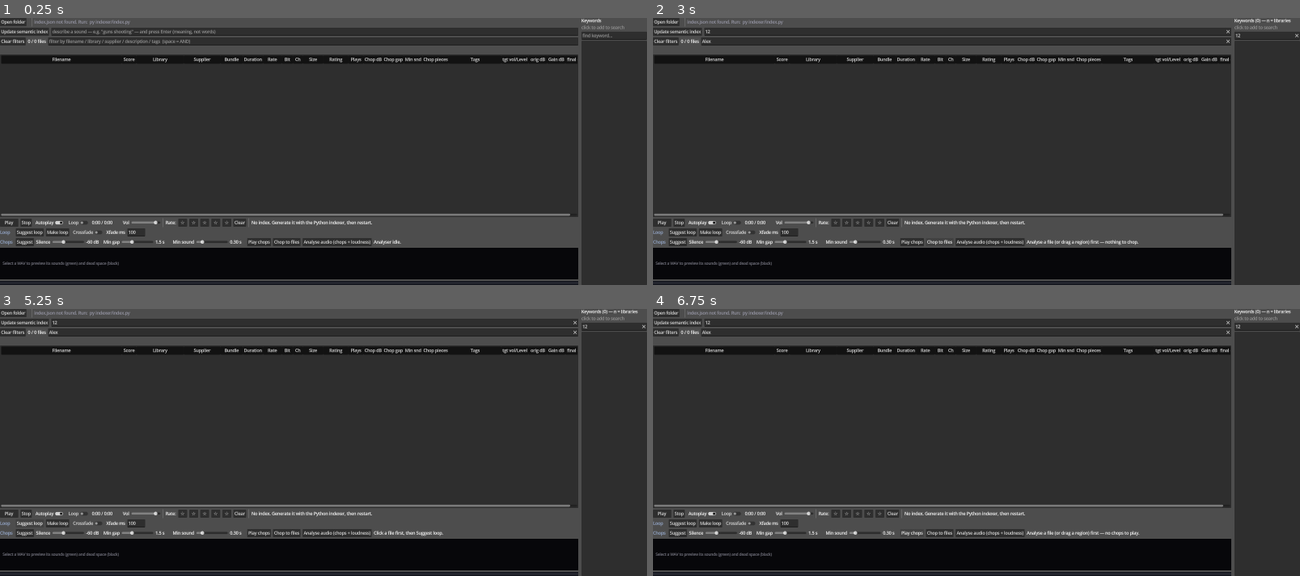
Above: before the commit, frames 1-4 (two rows, left to right).
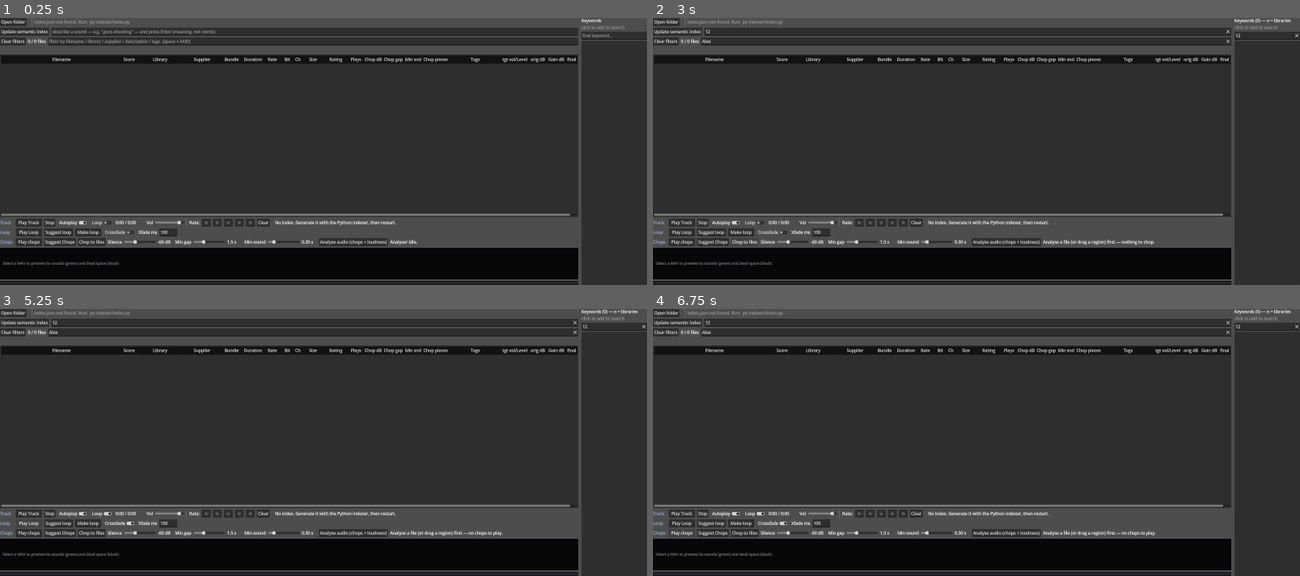
Above: after the commit, the same moments.

Repository: benedictcarter/sound_lib
Game: Godot game, scene res://main.tscn
Two runs of this game, one before a commit and one after it. Both use one fixed random seed, a clock stepped at 60 frames per second and the inputs below.
Inputs (mouse positions are in pixels of both pictures, inside the frame that each line leads up to):
- Up to frame 1 (0.25 s): no input
- Up to frame 2 (3 s): click (970, 31) at 0.52 s; type "12" at 0.6 s; click (963, 42) at 0.75 s; type "Alex" at 0.83 s; click (1267, 36) at 0.98 s; type "12" at 1.07 s; click "Stop" at 1.25 s; click "Suggest" (after the commit: "Suggest Chops") at 2 s; click "Chop to files" at 2.75 s
- Up to frame 3 (5.25 s): click "Play" (after the commit: "Play Track") at 3.5 s; click "Play" (after the commit: "Play Track") at 4.25 s; click (25, 522) at 5 s, where only the run after the commit has a clickable "Play Loop"
- Up to frame 4 (6.75 s): click (678, 522) at 5.75 s, where only the run after the commit has a clickable "Play Loop"; click "Play chops" at 6.5 s

The runs differ from the first frame. In frame 1, 2.0% of the frame differs, in the area x 0-65%, y 75-86%; in frame 2, 2.0%; in frame 3, 2.1%, in the area x 0-78%, y 75-86%; in frame 4, 2.1%.

Commit message:
Consistent row headers/actions: Track title, Play Track/Loop/Chops, aligned widths
- Transport row gets a blue 'Track' group title; 'Play' -> 'Play Track' (toggle
  label updated everywhere).
- Loop row gets a 'Play Loop' button (turns Crossfade + Loop on, auditions).
- Chops row reordered: Play chops, then 'Suggest' -> 'Suggest Chops', then Chop to
  files, then the sliders.
- Fixed widths so columns line up under each other: title 52, Play 100 (all rows);
  Suggest 110 + second action 100 (Loop & Chops rows).

Co-Authored-By: Claude Opus 4.8 <noreply@anthropic.com>

Diff:
--- a/app/main.gd
+++ b/app/main.gd
@@ -1209,10 +1209,11 @@
 	var bar := HBoxContainer.new()
 	bar.add_theme_constant_override("separation", 8)
 	root.add_child(bar)
+	bar.add_child(_group_label("Track"))
 
 	_play_btn = Button.new()
-	_play_btn.text = "Play"
-	_play_btn.custom_minimum_size = Vector2(70, 0)
+	_play_btn.text = "Play Track"
+	_play_btn.custom_minimum_size = Vector2(100, 0)
 	_play_btn.pressed.connect(_on_play_pressed)
 	bar.add_child(_play_btn)
 
@@ -1284,8 +1285,17 @@
 	root.add_child(loopbar)
 	loopbar.add_child(_group_label("Loop"))
 
+	var playloop := Button.new()
+	playloop.text = "Play Loop"
+	playloop.custom_minimum_size = Vector2(100, 0)
+	playloop.tooltip_text = "Audition the selected region as a seamless crossfaded " \
+		+ "loop (turns Crossfade + Loop on). Suggest loop or drag a region first."
+	playloop.pressed.connect(_on_play_loop)
+	loopbar.add_child(playloop)
+
 	_suggest_loop_btn = Button.new()
 	_suggest_loop_btn.text = "Suggest loop"
+	_suggest_loop_btn.custom_minimum_size = Vector2(110, 0)
 	_suggest_loop_btn.tooltip_text = "Analyse the file and pick a good seamless-loop " \
 		+ "region: a whole number of cycles for rhythmic sounds (gunfire, engines), or " \
 		+ "the steady sustain for textures (flame, rain). Sets the region + crossfade " \
@@ -1295,6 +1305,7 @@
 
 	_loop_btn = Button.new()
 	_loop_btn.text = "Make loop"
+	_loop_btn.custom_minimum_size = Vector2(100, 0)
 	_loop_btn.tooltip_text = "Bake a SEAMLESS loop of the selected region (green) as " \
 		+ "name_loop.wav next to the original — equal-power crossfade so it wraps " \
 		+ "with no click/seam. Original kept. Set the crossfade (ms) at right."
@@ -1326,11 +1337,28 @@
 	root.add_child(chopbar)
 	chopbar.add_child(_group_label("Chops"))
 
+	var playchops := Button.new()
+	playchops.text = "Play chops"
+	playchops.custom_minimum_size = Vector2(100, 0)
+	playchops.tooltip_text = "Play each chop piece in turn with 1 s of silence " \
+		+ "between them, so the boundaries are audibly obvious."
+	playchops.pressed.connect(_play_chops)
+	chopbar.add_child(playchops)
+
 	var sug := Button.new()
-	sug.text = "Suggest"
+	sug.text = "Suggest Chops"
+	sug.custom_minimum_size = Vector2(110, 0)
 	sug.tooltip_text = "Set the silence threshold from this file's loudness histogram"
 	sug.pressed.connect(_apply_suggested)
 	chopbar.add_child(sug)
+
+	_chop_btn = Button.new()
+	_chop_btn.text = "Chop to files"
+	_chop_btn.custom_minimum_size = Vector2(100, 0)
+	_chop_btn.tooltip_text = "Write each piece as name_chopped_NNN.wav next to the " \
+		+ "original (the original is KEPT). Re-run the indexer to see them."
+	_chop_btn.pressed.connect(_chop_selected)
+	chopbar.add_child(_chop_btn)
 
 	_sil_slider = _add_slider(chopbar, "Silence", -90, 0, 1, DEF_SILENCE_DB)
 	_sil_lbl = chopbar.get_child(chopbar.get_child_count() - 1) as Label
@@ -1338,20 +1366,6 @@
 	_gap_lbl = chopbar.get_child(chopbar.get_child_count() - 1) as Label
 	_snd_slider = _add_slider(chopbar, "Min sound", 0.0, 2.0, 0.05, DEF_MIN_SOUND_S)
 	_snd_lbl = chopbar.get_child(chopbar.get_child_count() - 1) as Label
-
-	var playchops := Button.new()
-	playchops.text = "Play chops"
-	playchops.tooltip_text = "Play each chop piece in turn with 1 s of silence " \
-		+ "between them, so the boundaries are audibly obvious."
-	playchops.pressed.connect(_play_chops)
-	chopbar.add_child(playchops)
-
-	_chop_btn = Button.new()
-	_chop_btn.text = "Chop to files"
-	_chop_btn.tooltip_text = "Write each piece as name_chopped_NNN.wav next to the " \
-		+ "original (the original is KEPT). Re-run the indexer to see them."
-	_chop_btn.pressed.connect(_chop_selected)
-	chopbar.add_child(_chop_btn)
 
 	_sg_btn = Button.new()
 	_sg_btn.text = "Analyse audio (chops + loudness)"
@@ -2285,7 +2299,7 @@
 		return
 	if _player.playing:
 		_player.stream_paused = true
-		_play_btn.text = "Play"
+		_play_btn.text = "Play Track"
 	elif _player.stream_paused:
 		_player.stream_paused = false
 		_play_btn.text = "Pause"
@@ -2297,7 +2311,7 @@
 func _on_stop_pressed() -> void:
 	_player.stop()
 	_playing_chops = false                     # stop ends the region/chops audition
-	_play_btn.text = "Play"
+	_play_btn.text = "Play Track"
 	_time_label.text = "0:00 / 0:00"
 
 
@@ -2413,13 +2427,13 @@
 		var pos := _player.get_playback_position()
 		_time_label.text = "%s / %s" % [_fmt_time(pos), _fmt_time(_stream_len)]
 	if not _player.playing and not _player.stream_paused and _play_btn.text == "Pause":
-		_play_btn.text = "Play"  # finished
+		_play_btn.text = "Play Track"  # finished
 
 
 func _on_playback_finished() -> void:
 	# Fired only when the stream plays through to the end (not on Stop) -- i.e.
 	# the user finished listening. Count it.
-	_play_btn.text = "Play"
+	_play_btn.text = "Play Track"
 	if _playing_rec == null:
 		return
 	var key := String(_playing_rec.get("path", ""))
@@ -3135,6 +3149,15 @@
 
 
 # ----- play chops: each piece + 1 s of silence, as a single preview stream ---
+# "Play Loop": audition the selected region as a seamless crossfaded loop.
+func _on_play_loop() -> void:
+	if _xfade_chk:
+		_xfade_chk.button_pressed = true       # crossfade preview
+	if _loop_chk:
+		_loop_chk.button_pressed = true         # loop so the seam is audible
+	_play_chops()
+
+
 func _play_chops() -> void:
 	if typeof(_an_rec) != TYPE_DICTIONARY or _effective_segments().is_empty():
 		_an_status.text = "Analyse a file (or drag a region) first — no chops to play."
